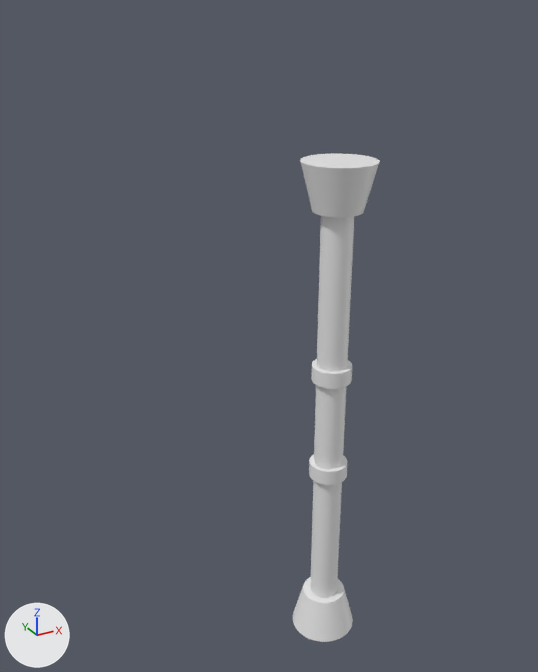
The FBX model SferoTestVR/Assets/Art/Models/Room Insides/Column.fbx: old version first, new version second.
Rendered twice from a 50 mm lens placed at (-39.4, -79.5, 25.4), pointed at (-15.2, -35.5, 3.5). Lighting does not change. The marker at lower left points along +X, +Y and +Z.

Names of what the first picture shows: 'Column'.
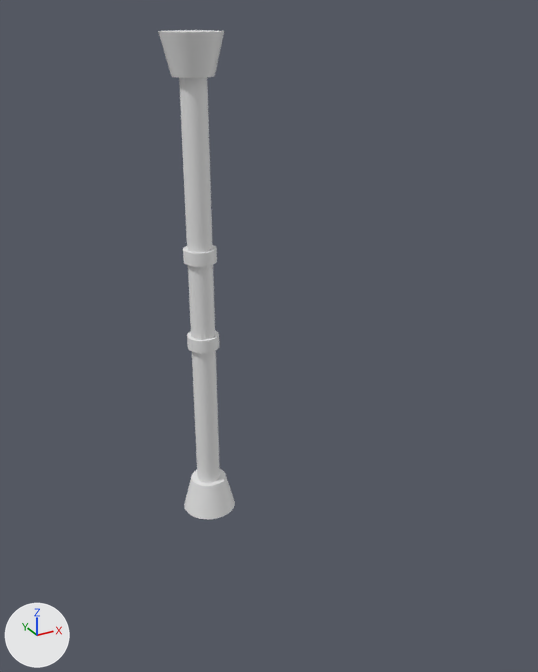
The change in detail:
me_cylinder_002 has 480 vertices, 450 faces and spans x -2.3..2.3, y -2.3..2.3, z -17.4..17.4.
me_cylinder_002 is used by ob_column; location (-14.7, -43.03, -0.03).
me_cylinder_002 part 1: all 96 vertices in x -2.3..2.3, y -2.3..2.3, z 14.4..17.4 are moved by (0.0, 0.0, 2.6).
me_cylinder_002 part 2: all 96 vertices in x -2.3..2.3, y -2.3..2.3, z -17.4..-14.4 are moved by (0.0, 0.0, -2.6).
Object 'Column' (ob_column) moves from (-14.7, -43.03, -0.03) to (-16.99, -27.41, 4.0).

Boxes [x1, y1, x2, y2] around the edits, measured in the pictures (538 x 672 px; the box of a moved part takes in the faces that stretch with it):
'Column', reshaped, moved (11% narrower)
    before: [293, 153, 380, 642]
    after: [158, 30, 235, 519]
part 1 of me_cylinder_002, moved or reshaped
    before: [300, 153, 380, 372]
    after: [158, 30, 224, 252]
part 2 of me_cylinder_002, moved or reshaped
    before: [293, 480, 353, 642]
    after: [184, 351, 235, 519]
